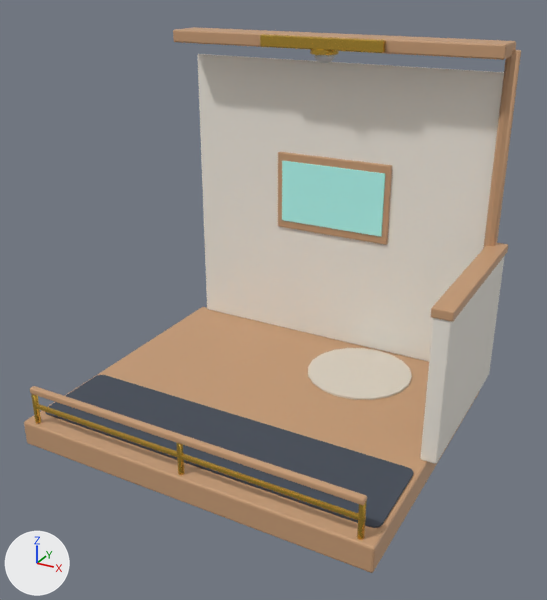
One commit to the Blender file ArtSource/Blender/WallHabitat/WallHabitat_CubicleBay.blend: the scene before it, then after it.
Both versions are drawn from a 50 mm lens placed at (0.261, -0.506, 0.316), pointed at (0.014, -0.057, 0.091). Lighting does not change. The marker at lower left points along +X, +Y and +Z. The first picture is the older version.

In view in the first picture: 'WallHabitat_CubicleBay_Accents', 'WallHabitat_CubicleBay_Structure'.
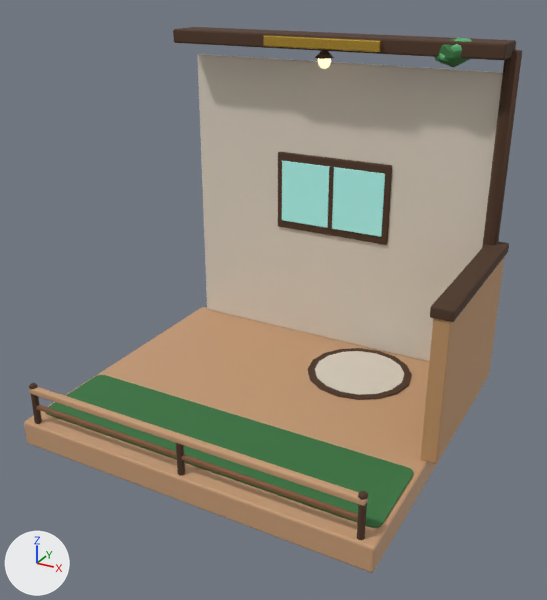
Changed parts and their boxes (x1, y1, x2, y2) in the pictures (547 x 600 px; the box of a moved part takes in the faces that stretch with it):
'WallHabitat_CubicleBay_Structure', reshaped: before (24, 27, 521, 573); after (24, 27, 522, 573)
part 1 of me_cube, added (pale yellow): after (315, 351, 404, 395)
part 2 of me_cube, added: after (327, 167, 334, 229)
part 3 of me_cube, added: after (315, 51, 334, 59)
part 4 of me_cube, added: after (358, 491, 368, 500)
part 5 of me_cube, added: after (29, 383, 38, 389)
part 6 of me_cube, deleted: before (310, 49, 339, 55)
part 7 of me_cube, moved or reshaped: before (31, 30, 508, 540); after (31, 30, 509, 540)
part 8 of me_cube, recoloured: (174, 27, 521, 322) in both
part 9 of me_cube, recoloured: (45, 375, 413, 528) in both
part 10 of me_cube, recoloured: (197, 54, 503, 362) in both
part 11 of me_cube, recoloured (white to orange): (420, 256, 505, 464) in both
part 12 of me_cube, recoloured: (38, 405, 358, 516) in both

The change, as a list of edits to the scene's bpy script:
```text
Add mat_mat_cardboardbox:
    mat_mat_cardboardbox = principled_material('Mat_CardboardBox')
    mat_mat_cardboardbox.base_color = (0.538, 0.296, 0.133)  # orange #c29466
    mat_mat_cardboardbox.roughness = 0.62
Add mat_mat_treebark:
    mat_mat_treebark = principled_material('Mat_TreeBark')
    mat_mat_treebark.base_color = (0.0757, 0.0347, 0.0163)  # brown #4e3422
    mat_mat_treebark.roughness = 0.85
Add mat_mat_forestmoss:
    mat_mat_forestmoss = principled_material('Mat_ForestMoss')
    mat_mat_forestmoss.base_color = (0.038, 0.179, 0.0509)  # dark green #377540
    mat_mat_forestmoss.roughness = 0.78
Change me_cube:
    used by ob_wallhabitat_cubiclebay_structure; parent = ob_wallhabitat_cubiclebay; location = (0.0, 0.045, -0.01)
    remove me_cube.from_pydata(...)  # 928 vertices, 832 faces; spans x -0.151..0.143, y -0.123..0.123, z -0.01..0.278
    add me_cube.from_pydata(...)  # 1108 vertices, 1040 faces; spans x -0.151..0.143, y -0.123..0.123, z -0.01..0.281
    me_cube part 1: a new loose piece, a 16-sided cylinder along z spanning x -0.0895..-0.0138, y -0.1078..-0.0322, z 0.01..0.0115, in mat_mat_warmbeige (pale yellow #dfd5c6)
    me_cube part 2: the loose piece of 56 vertices spanning x -0.047..0.047, y -0.119..-0.115, z 0.118..0.172 is copied, and the copy is scaled about its middle by (0.0375, 1.22, 1), in mat_mat_treebark (brown #4e3422); it spans x -0.002..0.002, y -0.12..-0.114, z 0.118..0.172
    me_cube part 3: a new loose piece, a 10-sided cut cone along z (radius 0.0075 at the low end, 0.0025 at the high end) spanning x -0.0071..0.0071, y -0.102..-0.087, z 0.262..0.267, in mat_mat_treebark (brown #4e3422)
    me_cube part 4: a new loose piece, a UV sphere (8 segments, 5 rings, poles along z) spanning x -0.1349..-0.1288, y 0.1145..0.1205, z 0.0388..0.0436, in mat_mat_treebark (brown #4e3422)
    me_cube part 5: a new loose piece, a UV sphere (8 segments, 5 rings, poles along z) spanning x 0.1288..0.1349, y 0.1145..0.1205, z 0.0388..0.0436, in mat_mat_treebark (brown #4e3422)
    me_cube part 6: the loose piece of 24 vertices spanning x -0.011..0.011, y -0.106..-0.084, z 0.265..0.269 is deleted
    me_cube part 7: 57 vertices moved from x -0.151..0.134, y -0.121..0.119, z 0.01..0.272 to x -0.151..0.134, y -0.122..0.119, z 0.01..0.272; 167 vertices removed from x -0.151..0.138, y -0.122..0.119, z 0.01..0.277; 183 vertices added at x -0.151..0.138, y -0.122..0.119, z 0.01..0.281
    me_cube part 8: 64 faces spanning x -0.151..0.138, y -0.122..0.026, z 0.01..0.278 switch from mat_mat_warmwood (brown #c89d77) to mat_mat_treebark (brown #4e3422)
    me_cube part 9: 262 faces spanning x -0.139..0.139, y 0.038..0.106, z 0.01..0.012 switch from mat_mat_feltslate (greyish blue #424a57) to mat_mat_forestmoss (dark green #377540)
    me_cube part 10: 54 faces spanning x -0.134..0.134, y -0.123..-0.118, z 0.01..0.256 switch from mat_mat_creamceramic (white #f4eee4) to mat_mat_warmbeige (pale yellow #dfd5c6)
    me_cube part 11: 54 faces spanning x -0.149..-0.137, y -0.12..0.024, z 0.01..0.12 switch from mat_mat_creamceramic (white #f4eee4) to mat_mat_cardboardbox (orange #c29466)
    me_cube part 12: 1 face spanning x -0.131..0.131, y 0.117..0.118, z 0.026 switches from mat_mat_brass (yellow #d9b047) to mat_mat_leathersatchel (brown #85593b)
    other edits to the shape of me_cube do not show in these pictures
    add me_cube.materials.append(mat_mat_plantgreen)  # green #57b070
    add me_cube.materials.append(mat_mat_leathersatchel)  # brown #85593b
```
